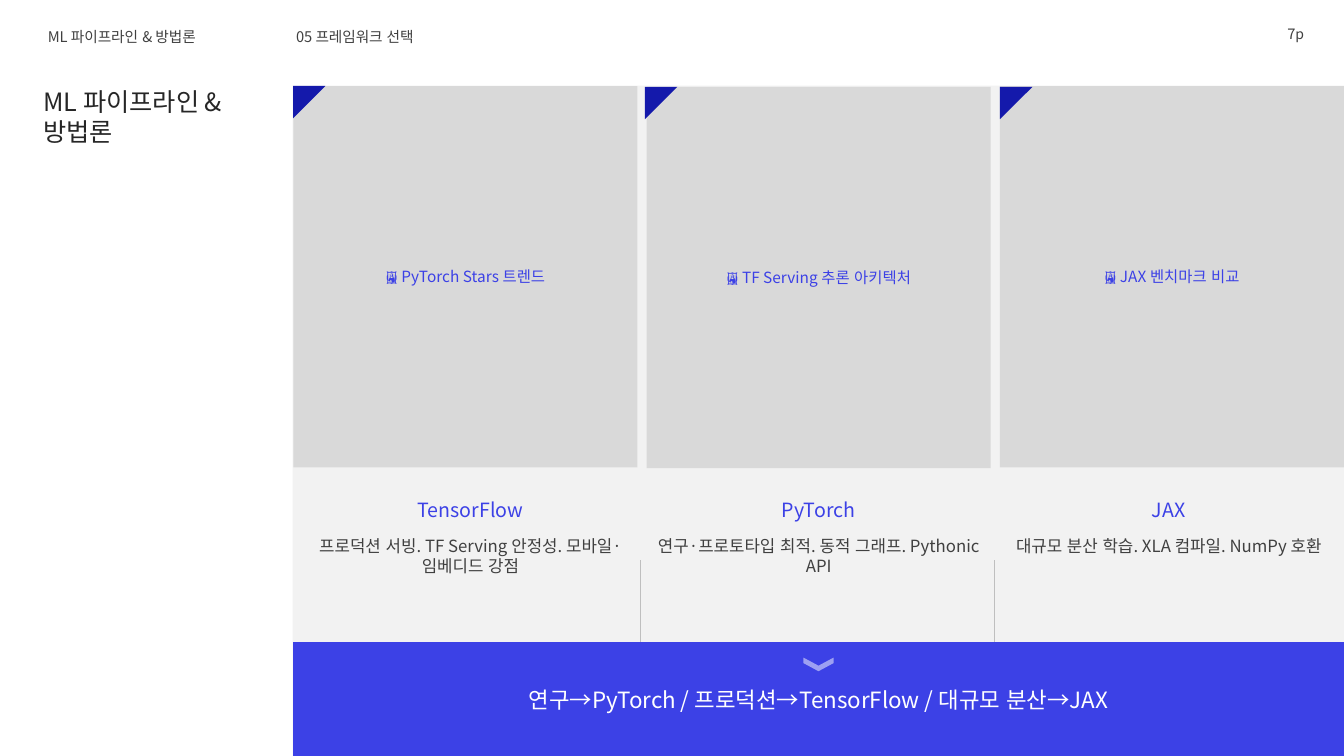
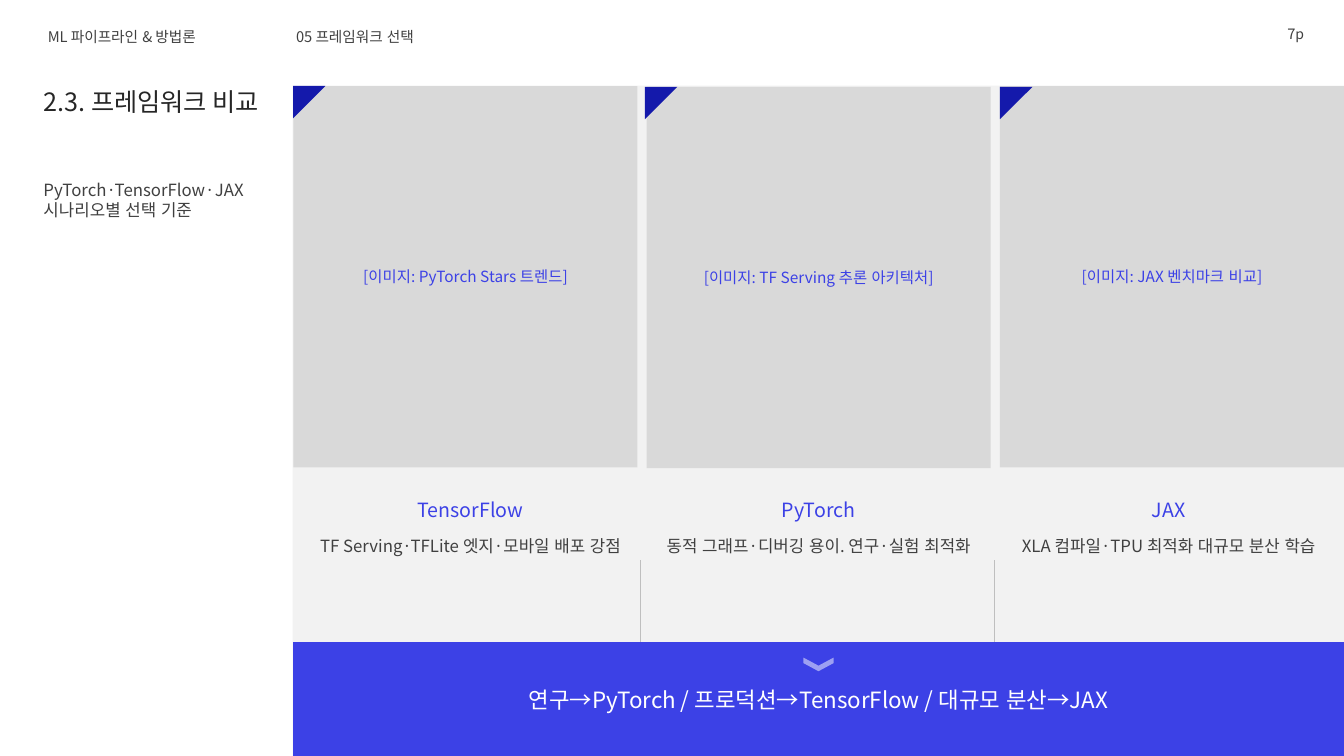
Before and after one commit to lhs6395-hslee/2026-gsn-pptx, a slide deck: slide 7 of result/머신러닝_심층_기술_가이드_재현검증.pptx. Drawn at 1344x756 pixels with LibreOffice and Linux fonts; fonts in the diff are those of the drawing; background and template pictures are left out. Boxes give left, top, right and bottom in pixels: in the first picture for what was removed or moved away, otherwise in the second. Text is boxed around its words. In the diff, an @@ line names an element or a change of style, - is before the commit and + after.

```diff
--- a/result/머신러닝_심층_기술_가이드_재현검증.pptx
+++ b/result/머신러닝_심층_기술_가이드_재현검증.pptx
@@ text at (x1=43, y1=90, x2=259, y2=113): text changed @@
-ML 파이프라인 & 방법론
+2.3. 프레임워크 비교
@@ text added at (x1=43, y1=182, x2=243, y2=218), 12 pt, text #404040 @@
+PyTorch·TensorFlow·JAX 시나리오별 선택 기준
@@ text in rectangle at (x1=363, y1=269, x2=568, y2=286): text changed @@
-🖼 PyTorch Stars 트렌드
+[이미지: PyTorch Stars 트렌드]
@@ text in rectangle at (x1=1082, y1=269, x2=1263, y2=285): text changed @@
-🖼 JAX 벤치마크 비교
+[이미지: JAX 벤치마크 비교]
@@ text in rectangle at (x1=704, y1=270, x2=934, y2=287): text changed @@
-🖼 TF Serving 추론 아키텍처
+[이미지: TF Serving 추론 아키텍처]
@@ text at (x1=320, y1=538, x2=621, y2=556): text changed @@
-프로덕션 서빙. TF Serving 안정성. 모바일·임베디드 강점
+TF Serving·TFLite 엣지·모바일 배포 강점
@@ text at (x1=667, y1=538, x2=970, y2=554): text changed @@
-연구·프로토타입 최적. 동적 그래프. Pythonic API
+동적 그래프·디버깅 용이. 연구·실험 최적화
@@ text at (x1=1022, y1=538, x2=1316, y2=554): text changed @@
-대규모 분산 학습. XLA 컴파일. NumPy 호환
+XLA 컴파일·TPU 최적화 대규모 분산 학습
```
Also in this commit, not shown: 11 other slides changed, 5 other files.
